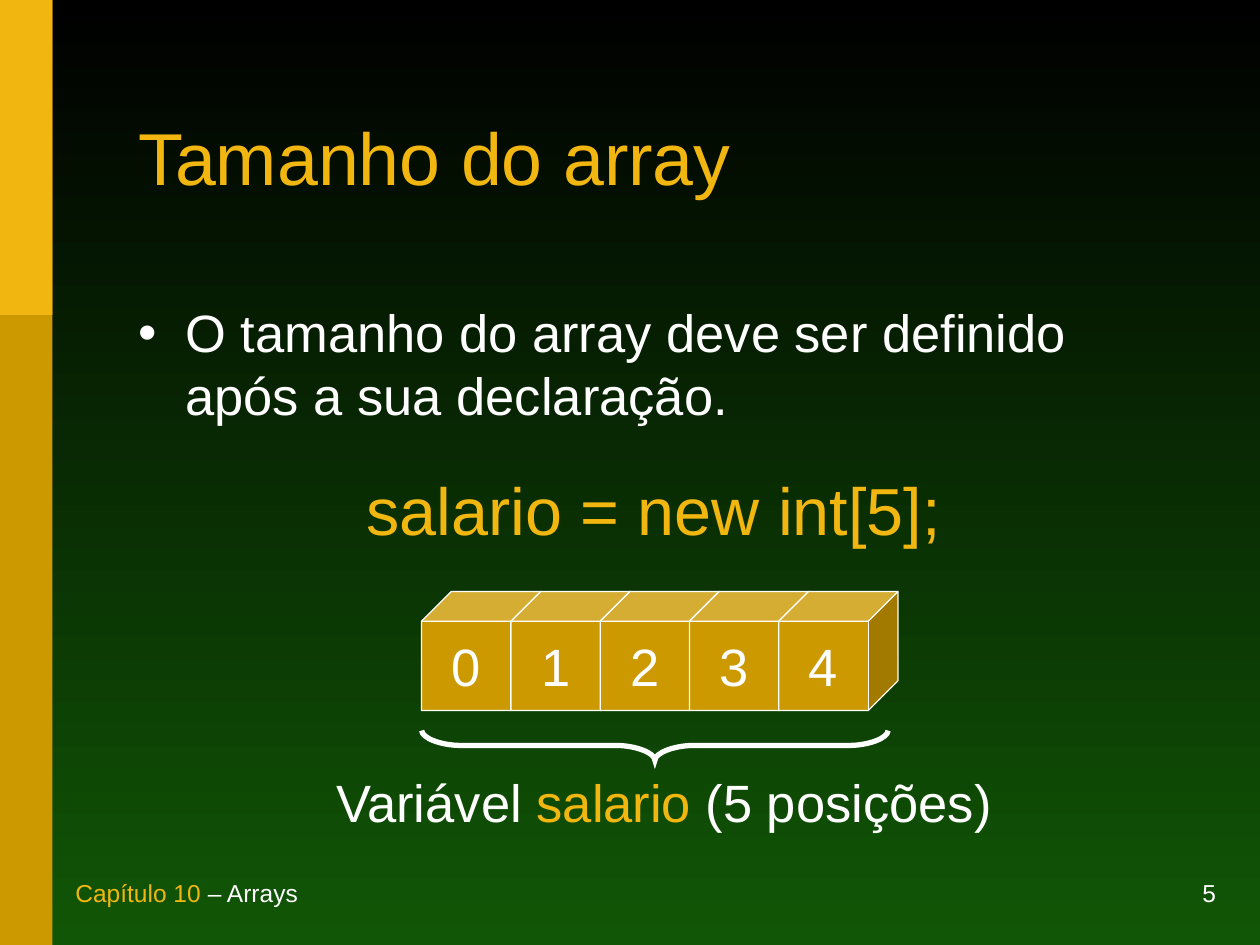
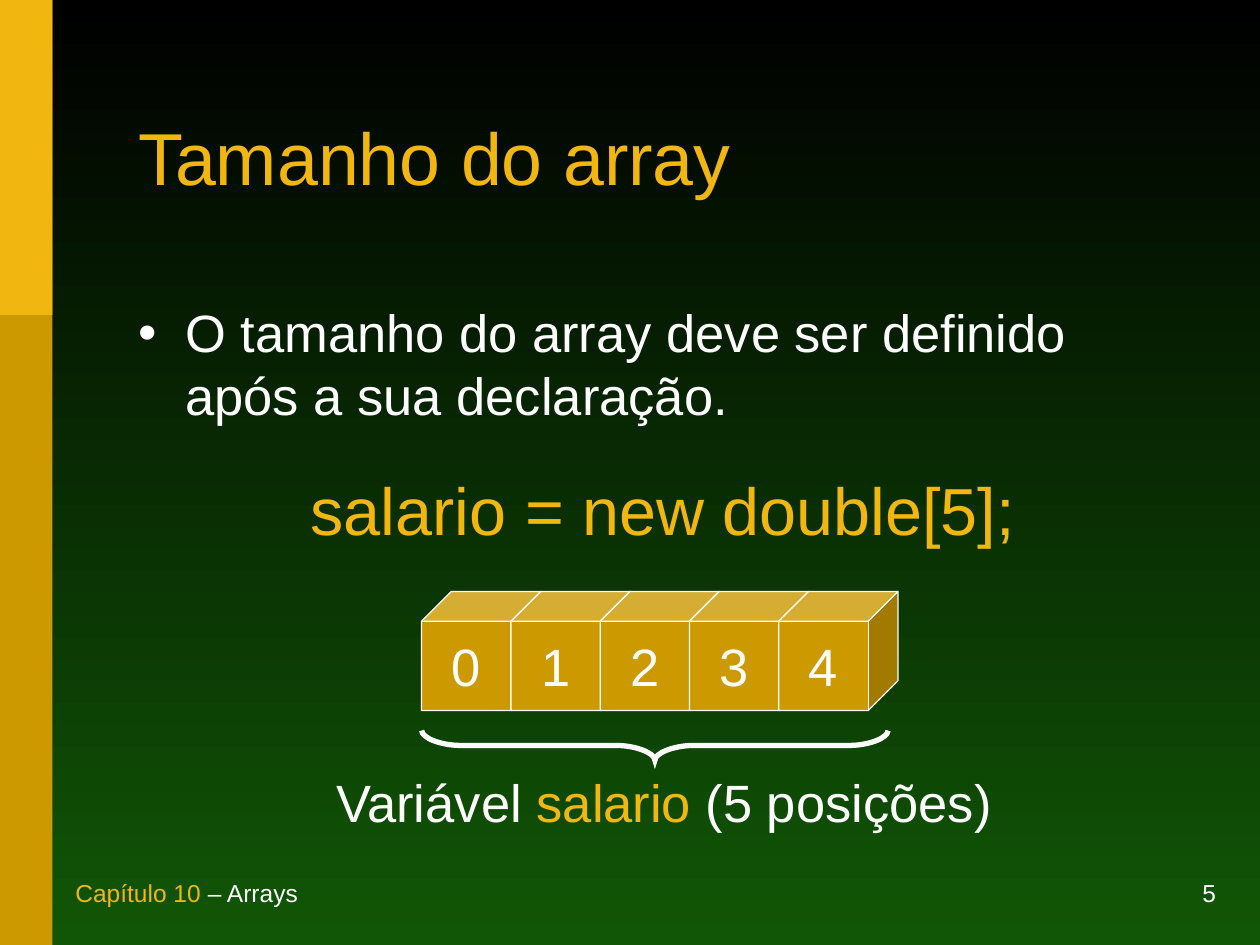
Before and after one commit to duchesqui/slzvieira-training, a slide deck: slide 5 of 1-Java-Programmer-Modulo-I/05.Capitulo10.ppt. Drawn at 1260x945 pixels with LibreOffice and Linux fonts; fonts in the diff are those of the drawing. Boxes give left, top, right and bottom in pixels: in the first picture for what was removed or moved away, otherwise in the second. Text is boxed around its words. In the diff, an @@ line names an element or a change of style, - is before the commit and + after.

```diff
--- a/1-Java-Programmer-Modulo-I/05.Capitulo10.ppt
+++ b/1-Java-Programmer-Modulo-I/05.Capitulo10.ppt
@@ text at [311,486,1015,547]: text changed @@
-salario = new int[5];
+salario = new double[5];
```
Also in this commit, not shown: 22 other files.
